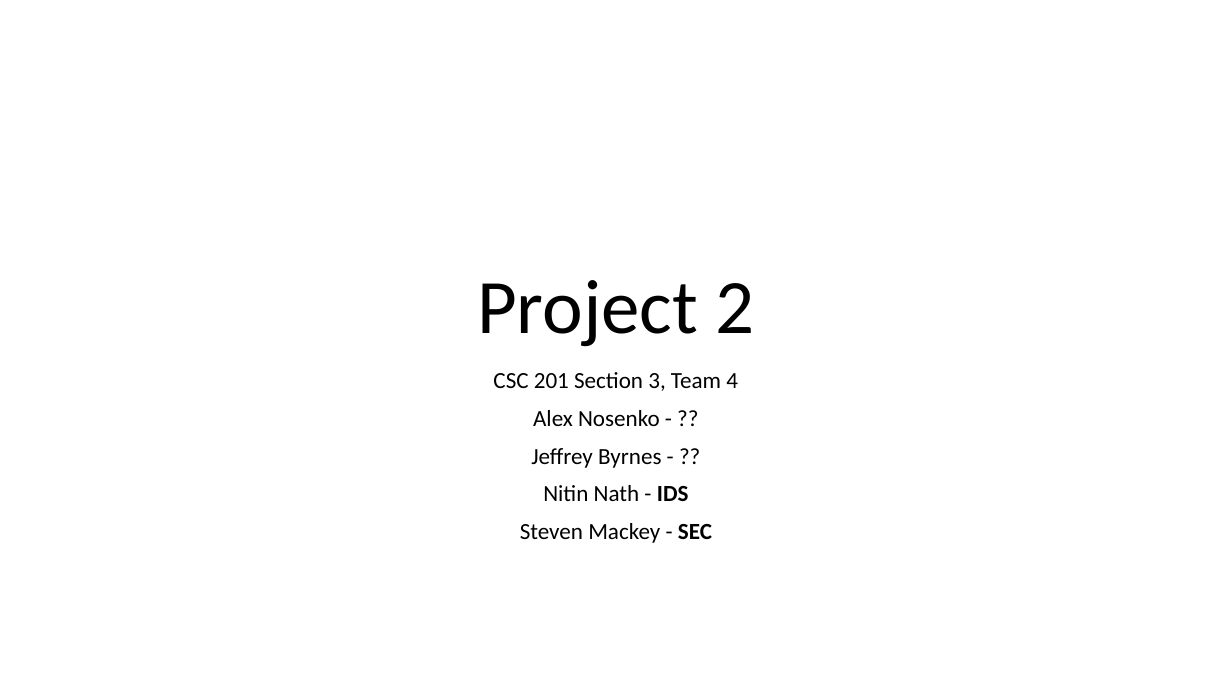
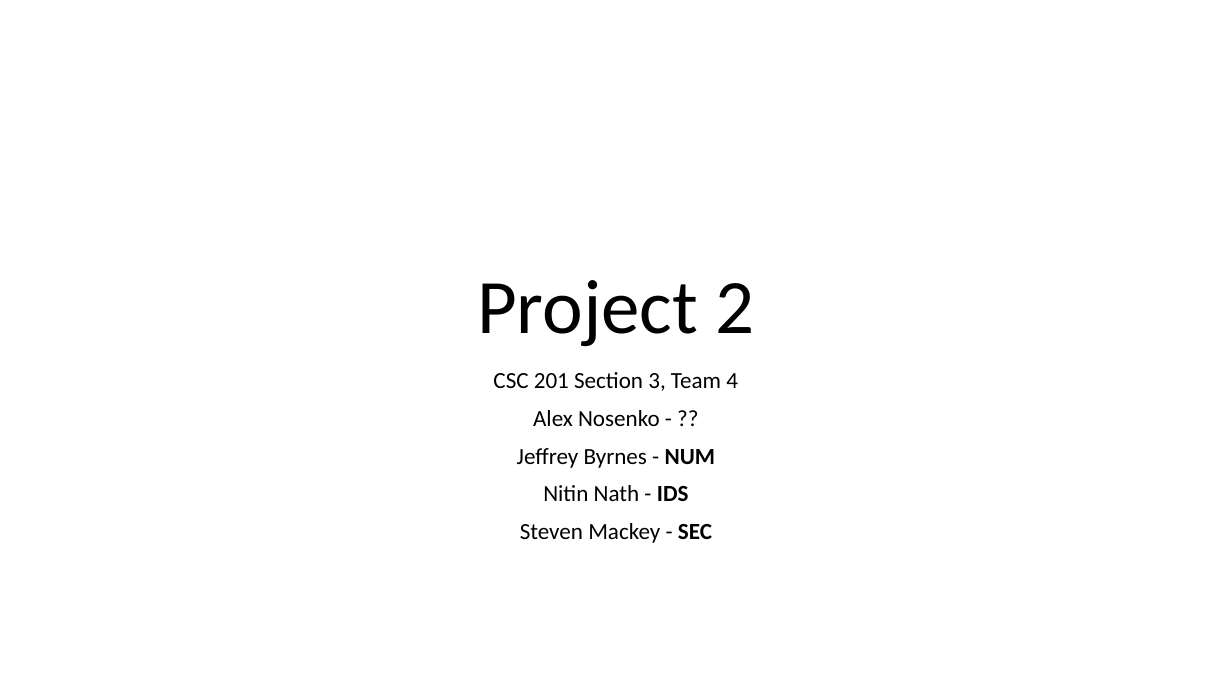
Before and after one commit to stevester94/CSC201_Project, a slide deck: slide 1 of Project2.pptx. Drawn at 1232x693 pixels with LibreOffice and Linux fonts; fonts in the diff are those of the drawing. Boxes give left, top, right and bottom in pixels: in the first picture for what was removed or moved away, otherwise in the second. Text is boxed around its words. In the diff, an @@ line names an element or a change of style, - is before the commit and + after.

Commit message:
fixed intro slide

```diff
--- a/Project2.pptx
+++ b/Project2.pptx
@@ text at <box>517,448,715,468</box>: text changed @@
-Jeffrey Byrnes - ??
+Jeffrey Byrnes - NUM
```
